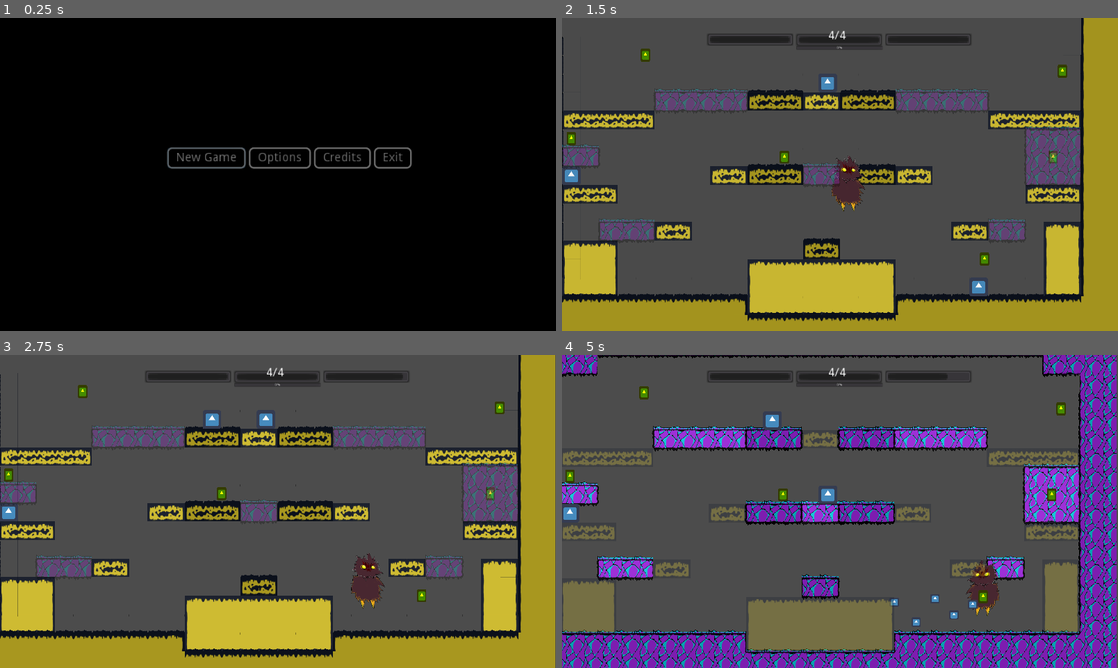
Above: before the commit, frames 1-4 (two rows, left to right).
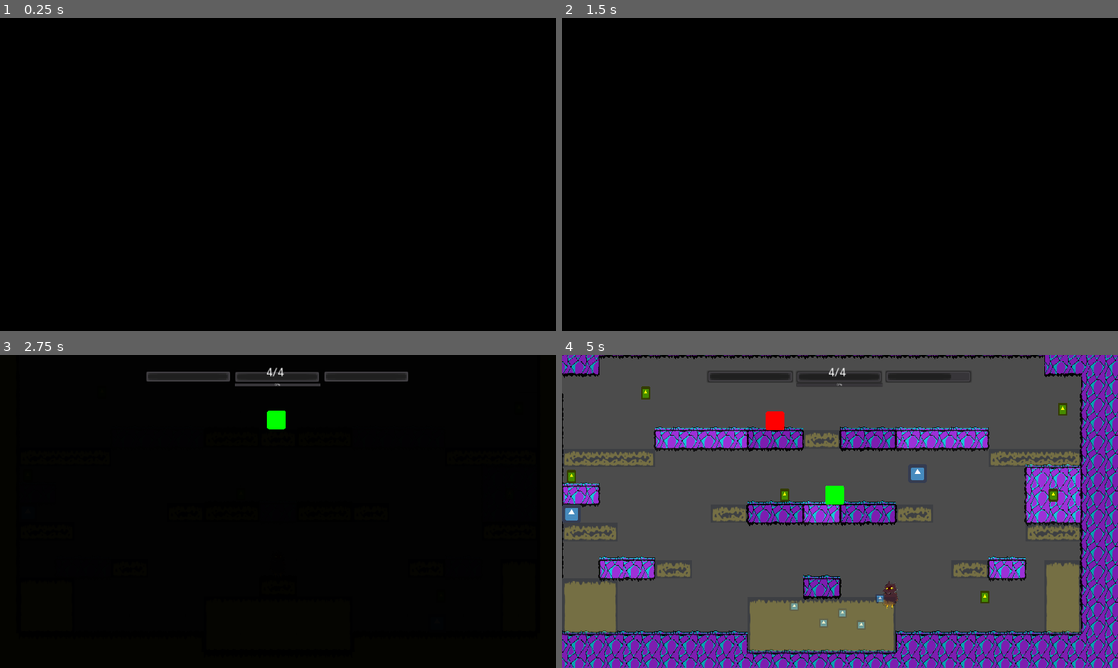
Above: after the commit, the same moments.

Repository: korvato-prime/hyperdimensional-knight
Game: Godot game, scene res://interface/TitleSceen.tscn
Same seed, same stepped clock (60 frames per second), same inputs: the game is played once before the commit and once after it. The engine's default icon, where the game draws it, is replaced by a stand-in: a white triangle on a blue panel in a dark square.
Inputs (mouse positions are in pixels of both pictures, inside the frame that each line leads up to):
- Up to frame 1 (0.25 s): no input
- Up to frame 2 (1.5 s): click (767, 158) at 0.5 s, where only the run before the commit has a clickable "New Game"; hold Right (ui_right) from 1.28 s (still down); hold Up (jump) from 1.28 s (still down)
- Up to frame 3 (2.75 s): release Right (ui_right) at 2.03 s; release Up (jump) at 2.03 s; hold Down (ui_down) from 2.03 s (still down); tap Z (shoot) at 2.1 s; tap Up (jump) at 2.27, 2.3, 2.57 s
- Up to frame 4 (5 s): release Down (ui_down) at 2.78 s; hold Up (jump) 2.78-3.53 s; hold Right (ui_right) 2.78-4.28 s; tap Space (swap) at 2.85 s; tap Up (jump) at 3.6, 3.77, 4.07, 4.52, 4.55, 4.82 s; hold Left (ui_left) from 4.28 s (still down); hold Z (shoot) from 4.28 s (still down)

The runs differ from the first frame. In frame 1, 1.0% of the frame differs, in the area x 30-75%, y 41-49%; in frame 2, 100%, in the area x 0-100%, y 0-100%; in frame 3, 98%; in frame 4, 19%.

Commit message:
Add files via upload

Diff:
--- a/enemies/walker/Walker.gd
+++ b/enemies/walker/Walker.gd
@@ -13,7 +13,7 @@
 var gravity_fall = 6200
 var gravity_jump = 4800
 var gravity = gravity_fall
-var jump_velocity = -1625
+var jump_velocity = -400
 var velocity_fall_max = 2000
 const COYOTE_TIME = 4
 const PRE_JUMP_PRESSED = 4
@@ -21,9 +21,7 @@
 var pre_jump_timer = 0
 var DROP_THRU_BIT = 10
 
-# action
-var action_coldown_time = 20
-var action_coldown_timer = 0
+var can_fall = false
 
 onready var raycasts_down = $raycasts_down
 onready var health_system = $health_system
@@ -36,6 +34,12 @@
 
 	for raycast in raycasts_down.get_children():
 		raycast.add_exception(self)
+
+	if rand_range(0,1) > 0.6:
+		can_fall = true
+		get_node("visuals").modulate = Color(0,255,0)
+	else:
+		get_node("visuals").modulate = Color(255,0,0)
 
 	# enemy health
 	health_system._set_health_variables(1, 0)
@@ -51,31 +55,24 @@
 	velocity.y += gravity * delta
 
 func _every_step():
-	if action_coldown_timer > 0:
-		action_coldown_timer -= 1
-
-	if pre_jump_timer > 0:
-		pre_jump_timer -= 1
-
 	is_grounded = _check_is_grounded()
 
 	velocity = move_and_slide_with_snap(velocity, UP)
 
-func attacking():
-
-	if action_coldown_timer == 0:
-		# intert
-		# dimensional
-		# mechanic
-		# here
-		action_coldown_time = action_coldown_timer
-		pass
+	if $raycasts_down/raycast_center.is_colliding():
+		if ($raycasts_down/raycast_center.get_collider().is_in_group("enemy") or $raycasts_down/raycast_center.get_collider().is_in_group("player")):
+			jump()
 
 func _horizontal_move():
 
-	if (is_on_ledge() || is_on_wall()):
-		direction *= -1
-		enable_raycast(direction)
+	if can_fall:
+		if is_on_wall():
+			direction *= -1
+			enable_raycast(direction)
+	else:
+		if (is_on_ledge() || is_on_wall()):
+			direction *= -1
+			enable_raycast(direction)
 
 	velocity.x = move_speed * direction
 	velocity = move_and_slide(velocity, UP)
--- a/enemies/walker/Walker.tscn
+++ b/enemies/walker/Walker.tscn
@@ -41,10 +41,15 @@
 shape = SubResource( 1 )
 
 [node name="raycasts_down" type="Node2D" parent="."]
-editor/display_folded = true
 
 [node name="raycast_left" type="RayCast2D" parent="raycasts_down"]
 position = Vector2( -20, 32 )
+enabled = true
+cast_to = Vector2( 0, 2 )
+collision_mask = 3
+
+[node name="raycast_center" type="RayCast2D" parent="raycasts_down"]
+position = Vector2( 0, 32 )
 enabled = true
 cast_to = Vector2( 0, 2 )
 collision_mask = 3
--- a/interface/TitleSceen.gd
+++ b/interface/TitleSceen.gd
@@ -1,9 +1,9 @@
 extends Control
 
 func _ready():
-	$VBoxContainer/NewGameButton.grab_focus()
 	$OptionsContainer.hide()
 	$CreditsText.hide()
+	get_node("anim").play("start")
 
 func _on_NewGameButton_pressed():
 	Transition.fade_out("res://levels/Level_1.tscn")
@@ -32,3 +32,6 @@
 
 func _on_ExitButton_pressed():
 	get_tree().quit()
+
+func _on_anim_animation_finished(anim_name):
+	$VBoxContainer/NewGameButton.grab_focus()
--- a/interface/TitleSceen.tscn
+++ b/interface/TitleSceen.tscn
@@ -7,7 +7,72 @@
 
 [sub_resource type="DynamicFont" id=1]
 size = 128
+outline_size = 4
 font_data = ExtResource( 3 )
+
+[sub_resource type="Animation" id=2]
+resource_name = "start"
+length = 2.0
+tracks/0/type = "value"
+tracks/0/path = NodePath("TitleLabel2:rect_position")
+tracks/0/interp = 1
+tracks/0/loop_wrap = true
+tracks/0/imported = false
+tracks/0/enabled = true
+tracks/0/keys = {
+"times": PoolRealArray( 1.1, 1.4, 1.5 ),
+"transitions": PoolRealArray( 1, 1, 1 ),
+"update": 0,
+"values": [ Vector2( 420, -200 ), Vector2( 420, 260 ), Vector2( 420, 210 ) ]
+}
+tracks/1/type = "value"
+tracks/1/path = NodePath("TitleLabel:rect_position")
+tracks/1/interp = 1
+tracks/1/loop_wrap = true
+tracks/1/imported = false
+tracks/1/enabled = true
+tracks/1/keys = {
+"times": PoolRealArray( 0, 1, 1.1 ),
+"transitions": PoolRealArray( 1, 1, 1 ),
+"update": 0,
+"values": [ Vector2( 170, 970 ), Vector2( 170, 20 ), Vector2( 170, 70 ) ]
+}
+tracks/2/type = "value"
+tracks/2/path = NodePath("TitleLabel2:custom_colors/font_color")
+tracks/2/interp = 1
+tracks/2/loop_wrap = true
+tracks/2/imported = false
+tracks/2/enabled = true
+tracks/2/keys = {
+"times": PoolRealArray( 1, 1.4, 1.5, 1.6, 1.7, 1.8, 1.9, 2 ),
+"transitions": PoolRealArray( 1, 1, 1, 1, 1, 1, 1, 1 ),
+"update": 0,
+"values": [ Color( 0.819608, 0.729412, 0.14902, 1 ), Color( 0.819608, 0.729412, 0.14902, 1 ), Color( 1, 1, 1, 1 ), Color( 0.819608, 0.729412, 0.14902, 1 ), Color( 1, 1, 1, 1 ), Color( 0.819608, 0.729412, 0.14902, 1 ), Color( 1, 1, 1, 1 ), Color( 0.819608, 0.729412, 0.14902, 1 ) ]
+}
+tracks/3/type = "value"
+tracks/3/path = NodePath("TitleLabel:custom_colors/font_color")
+tracks/3/interp = 1
+tracks/3/loop_wrap = true
+tracks/3/imported = false
+tracks/3/enabled = true
+tracks/3/keys = {
+"times": PoolRealArray( 0, 1.4, 1.5, 1.6, 1.7, 1.8, 1.9, 2 ),
+"transitions": PoolRealArray( 1, 1, 1, 1, 1, 1, 1, 1 ),
+"update": 0,
+"values": [ Color( 0.341176, 0.0980392, 0.941176, 1 ), Color( 0.341176, 0.0980392, 0.941176, 1 ), Color( 1, 1, 1, 1 ), Color( 0.341176, 0.0980392, 0.941176, 1 ), Color( 1, 1, 1, 1 ), Color( 0.341176, 0.0980392, 0.941176, 1 ), Color( 1, 1, 1, 1 ), Color( 0.341176, 0.0980392, 0.941176, 1 ) ]
+}
+tracks/4/type = "value"
+tracks/4/path = NodePath("VBoxContainer:visible")
+tracks/4/interp = 1
+tracks/4/loop_wrap = true
+tracks/4/imported = false
+tracks/4/enabled = true
+tracks/4/keys = {
+"times": PoolRealArray( 0, 2 ),
+"transitions": PoolRealArray( 1, 1 ),
+"update": 1,
+"values": [ false, true ]
+}
 
 [node name="TitleSceen" type="Control"]
 anchor_right = 1.0
@@ -21,13 +86,23 @@
 color = Color( 0, 0, 0, 1 )
 
 [node name="TitleLabel" type="Label" parent="."]
-margin_left = 377.701
-margin_top = 143.672
-margin_right = 1590.7
-margin_bottom = 311.672
+margin_left = 170.0
+margin_top = 970.0
+margin_right = 1786.0
+margin_bottom = 1138.0
+custom_fonts/font = SubResource( 1 )
+custom_colors/font_color = Color( 0.341176, 0.0980392, 0.941176, 1 )
+custom_colors/font_outline_modulate = Color( 1, 0.968627, 0.968627, 1 )
+text = "hyperdimensional"
+
+[node name="TitleLabel2" type="Label" parent="."]
+margin_left = 420.0
+margin_top = -200.0
+margin_right = 1036.0
+margin_bottom = -31.9992
 custom_fonts/font = SubResource( 1 )
 custom_colors/font_color = Color( 0.819608, 0.729412, 0.14902, 1 )
-text = "Title Pending"
+text = "knight"
 
 [node name="OptionsContainer" type="VBoxContainer" parent="."]
 editor/display_folded = true
@@ -61,6 +136,7 @@
 
 [node name="VBoxContainer" type="HBoxContainer" parent="."]
 editor/display_folded = true
+visible = false
 margin_left = 577.533
 margin_top = 446.917
 margin_right = 858.533
@@ -101,8 +177,12 @@
 rect_scale = Vector2( 4, 4 )
 text = "This game was made by a lot of cool guys and some excellent tools."
 
+[node name="anim" type="AnimationPlayer" parent="."]
+anims/start = SubResource( 2 )
+
 [connection signal="toggled" from="OptionsContainer/CheckBox" to="." method="_on_CheckBox_toggled"]
 [connection signal="pressed" from="VBoxContainer/NewGameButton" to="." method="_on_NewGameButton_pressed"]
 [connection signal="pressed" from="VBoxContainer/OptionsButton" to="." method="_on_OptionsButton_pressed"]
 [connection signal="pressed" from="VBoxContainer/CreditsButton" to="." method="_on_CreditsButton_pressed"]
 [connection signal="pressed" from="VBoxContainer/ExitButton" to="." method="_on_ExitButton_pressed"]
+[connection signal="animation_finished" from="anim" to="." method="_on_anim_animation_finished"]
--- /dev/null
+++ b/levels/GameOverMenu.gd
@@ -0,0 +1,23 @@
+extends Control
+
+onready var level = get_parent().get_parent()
+
+func game_over_menu():
+	get_node("menu/Score").text += str(level.score)
+
+	# actualize highscore
+	if level.score > level.highscore:
+		Globals.new_highscore(level.score)
+		level.highscore = level.score
+		get_node("menu/Highscore").text = "NEW RECORD!!!"
+	else:
+		get_node("menu/Highscore").text += str(level.highscore)
+
+	get_node("menu/options/Retry").grab_focus()
+
+func _on_Retry_pressed():
+	get_tree().reload_current_scene()
+
+func _on_Menu_pressed():
+	Transition.fade_out("res://interface/TitleSceen.tscn")
+	#get_tree().change_scene_to(load("res://interface/TitleSceen.tscn"))
--- /dev/null
+++ b/levels/GameOverMenu.tscn
@@ -0,0 +1,137 @@
+[gd_scene load_steps=8 format=2]
+
+[ext_resource path="res://levels/GameOverMenu.gd" type="Script" id=1]
+[ext_resource path="res://icon.png" type="Texture" id=2]
+[ext_resource path="res://fonts/Notable-Regular.ttf" type="DynamicFontData" id=3]
+
+[sub_resource type="DynamicFont" id=1]
+size = 64
+font_data = ExtResource( 3 )
+
+[sub_resource type="DynamicFont" id=2]
+size = 60
+font_data = ExtResource( 3 )
+
+[sub_resource type="DynamicFont" id=3]
+size = 64
+font_data = ExtResource( 3 )
+
+[sub_resource type="Animation" id=4]
+resource_name = "game_over"
+tracks/0/type = "value"
+tracks/0/path = NodePath("menu:modulate")
+tracks/0/interp = 1
+tracks/0/loop_wrap = true
+tracks/0/imported = false
+tracks/0/enabled = true
+tracks/0/keys = {
+"times": PoolRealArray( 0, 0.6, 0.9 ),
+"transitions": PoolRealArray( 1, 1, 1 ),
+"update": 0,
+"values": [ Color( 1, 1, 1, 0 ), Color( 1, 1, 1, 0 ), Color( 1, 1, 1, 1 ) ]
+}
+tracks/1/type = "value"
+tracks/1/path = NodePath(".:rect_position")
+tracks/1/interp = 1
+tracks/1/loop_wrap = true
+tracks/1/imported = false
+tracks/1/enabled = true
+tracks/1/keys = {
+"times": PoolRealArray( 0, 0.6, 0.7 ),
+"transitions": PoolRealArray( 1, 1, 1 ),
+"update": 0,
+"values": [ Vector2( 0, -955 ), Vector2( 0, 50 ), Vector2( 0, 0 ) ]
+}
+tracks/2/type = "method"
+tracks/2/path = NodePath(".")
+tracks/2/interp = 1
+tracks/2/loop_wrap = true
+tracks/2/imported = false
+tracks/2/enabled = true
+tracks/2/keys = {
+"times": PoolRealArray( 0.6 ),
+"transitions": PoolRealArray( 1 ),
+"values": [ {
+"args": [  ],
+"method": "game_over_menu"
+} ]
+}
+
+[node name="GameOver" type="Control"]
+margin_top = -955.0
+margin_right = 1920.0
+margin_bottom = -915.0
+script = ExtResource( 1 )
+__meta__ = {
+"_edit_group_": true
+}
+
+[node name="TextureRect" type="TextureRect" parent="."]
+modulate = Color( 0, 0, 0, 1 )
+margin_left = 460.0
+margin_top = 190.0
+margin_right = 1460.0
+margin_bottom = 890.0
+texture = ExtResource( 2 )
+expand = true
+
+[node name="menu" type="VBoxContainer" parent="."]
+modulate = Color( 1, 1, 1, 0 )
+margin_left = 460.0
+margin_top = 210.0
+margin_right = 1460.0
+margin_bottom = 915.0
+custom_constants/separation = 25
+
+[node name="Wave" type="Label" parent="menu"]
+margin_right = 1000.0
+margin_bottom = 85.0
+custom_fonts/font = SubResource( 1 )
+text = "Wave: "
+align = 1
+
+[node name="Score" type="Label" parent="menu"]
+margin_top = 110.0
+margin_right = 1000.0
+margin_bottom = 195.0
+custom_fonts/font = SubResource( 1 )
+text = "score: "
+align = 1
+
+[node name="Highscore" type="Label" parent="menu"]
+margin_top = 220.0
+margin_right = 1000.0
+margin_bottom = 305.0
+custom_fonts/font = SubResource( 1 )
+text = "highscore: "
+align = 1
+
+[node name="options" type="HBoxContainer" parent="menu"]
+margin_top = 330.0
+margin_right = 1000.0
+margin_bottom = 630.0
+rect_min_size = Vector2( 1000, 300 )
+custom_constants/separation = 150
+alignment = 1
+
+[node name="Retry" type="Button" parent="menu/options"]
+margin_left = 125.0
+margin_right = 425.0
+margin_bottom = 300.0
+rect_min_size = Vector2( 300, 300 )
+custom_fonts/font = SubResource( 2 )
+text = "Retry"
+
+[node name="Menu" type="Button" parent="menu/options"]
+margin_left = 575.0
+margin_right = 875.0
+margin_bottom = 300.0
+rect_min_size = Vector2( 300, 300 )
+custom_fonts/font = SubResource( 3 )
+text = "menu"
+
+[node name="AnimGameOver" type="AnimationPlayer" parent="."]
+anims/game_over = SubResource( 4 )
+
+[connection signal="pressed" from="menu/options/Retry" to="." method="_on_Retry_pressed"]
+[connection signal="pressed" from="menu/options/Menu" to="." method="_on_Menu_pressed"]
--- a/levels/Level_1.gd
+++ b/levels/Level_1.gd
@@ -4,7 +4,10 @@
 var highscore = Globals.highscore
 
 func _ready():
+	randomize()
+	Globals.in_alter_dimension = false
 	_on_dimension_swap()
+	print(Globals.in_alter_dimension)
 
 	$AlterDimension.set_collision_layer_bit(1,0)
 	$player.connect("dimension_swap", self, "_on_dimension_swap")
@@ -39,3 +42,6 @@
 func actualize_score(points):
 	score += points
 	get_node("UI/Score").text = str(score)
+
+func game_over():
+	get_node("UI/GameOver/AnimGameOver").play("game_over")
--- a/levels/Level_1.tscn
+++ b/levels/Level_1.tscn
@@ -6,13 +6,14 @@
 [ext_resource path="res://levels/tiles/image1.png" type="Texture" id=4]
 [ext_resource path="res://levels/UI.gd" type="Script" id=5]
 [ext_resource path="res://fonts/Notable-Regular.ttf" type="DynamicFontData" id=6]
-[ext_resource path="res://player/Player.tscn" type="PackedScene" id=7]
-[ext_resource path="res://multiuse_resources/ScreenShake.tscn" type="PackedScene" id=8]
-[ext_resource path="res://enemies/walker/Walker.tscn" type="PackedScene" id=9]
-[ext_resource path="res://enemies/jumper/Jumper.tscn" type="PackedScene" id=10]
-[ext_resource path="res://enemies/gunner/Gunner.tscn" type="PackedScene" id=11]
-[ext_resource path="res://objects/Points.tscn" type="PackedScene" id=12]
-[ext_resource path="res://objects/Spawner.tscn" type="PackedScene" id=13]
+[ext_resource path="res://levels/GameOverMenu.tscn" type="PackedScene" id=7]
+[ext_resource path="res://player/Player.tscn" type="PackedScene" id=8]
+[ext_resource path="res://multiuse_resources/ScreenShake.tscn" type="PackedScene" id=9]
+[ext_resource path="res://enemies/walker/Walker.tscn" type="PackedScene" id=10]
+[ext_resource path="res://enemies/jumper/Jumper.tscn" type="PackedScene" id=11]
+[ext_resource path="res://enemies/gunner/Gunner.tscn" type="PackedScene" id=12]
+[ext_resource path="res://objects/Points.tscn" type="PackedScene" id=13]
+[ext_resource path="res://objects/Spawner.tscn" type="PackedScene" id=14]
 
 [sub_resource type="ConvexPolygonShape2D" id=1]
 points = PoolVector2Array( 0, 0, 64, 0, 64, 64, 0, 64 )
@@ -263,6 +264,9 @@
 size = 64
 font_data = ExtResource( 6 )
 
+[sub_resource type="Animation" id=19]
+resource_name = "game_over"
+
 [node name="Level 1" type="Node2D"]
 script = ExtResource( 1 )
 
@@ -292,7 +296,6 @@
 tile_data = PoolIntArray( 262150, 1, 0, 262151, 1, 0, 262152, 1, 0, 262153, 1, 0, 262154, 1, 0, 262163, 1, 0, 262164, 1 …(1163 unchanged characters)…
 
 [node name="UI" type="CanvasLayer" parent="."]
-editor/display_folded = true
 script = ExtResource( 5 )
 
 [node name="ProgressBar" type="ProgressBar" parent="UI"]
@@ -358,8 +361,11 @@
 one_shot = true
 
 [node name="anim_UI" type="AnimationPlayer" parent="UI"]
-
-[node name="player" parent="." instance=ExtResource( 7 )]
+anims/game_over = SubResource( 19 )
+
+[node name="GameOver" parent="UI" instance=ExtResource( 7 )]
+
+[node name="player" parent="." instance=ExtResource( 8 )]
 editor/display_folded = true
 position = Vector2( 960, 800 )
 
--- a/player/Player.tscn
+++ b/player/Player.tscn
@@ -86,10 +86,12 @@
 [node name="visuals" type="Node2D" parent="."]
 
 [node name="main_sprite" type="Sprite" parent="visuals"]
-position = Vector2( -1.70642, -61.4304 )
+position = Vector2( 0, -16.5 )
+scale = Vector2( 0.5, 0.5 )
 texture = ExtResource( 3 )
 
 [node name="punch_hitbox" type="Area2D" parent="visuals"]
+editor/display_folded = true
 
 [node name="collision" type="CollisionShape2D" parent="visuals/punch_hitbox"]
 shape = SubResource( 1 )
@@ -101,7 +103,6 @@
 texture = ExtResource( 4 )
 
 [node name="collition" type="CollisionShape2D" parent="."]
-visible = false
 position = Vector2( 0, 1 )
 shape = SubResource( 2 )
 
--- a/player/Player_SM.gd
+++ b/player/Player_SM.gd
@@ -59,11 +59,7 @@
 			reverted = false
 
 func _state_logic(delta):
-	if Input.is_action_just_pressed("select"):
-		if get_tree().paused:
-			get_tree().set_pause(false)
-		else:
-			get_tree().set_pause(true)
+	if states.dead == state:
 		return
 
 	if not get_tree().paused:
@@ -139,7 +135,8 @@
 
 # What to do if the player is dead
 func _on_health_system_died():
-	get_tree().reload_current_scene()
+	set_state(states.dead)
+	parent.get_parent().game_over()
 
 # What to do if the player recieved no mortal damage
 func _on_health_system_health_changed():
Not shown: 1 places in interface/TitleSceen.tscn that only renumber resources
Not shown: 2 places in levels/Level_1.tscn that only renumber resources
